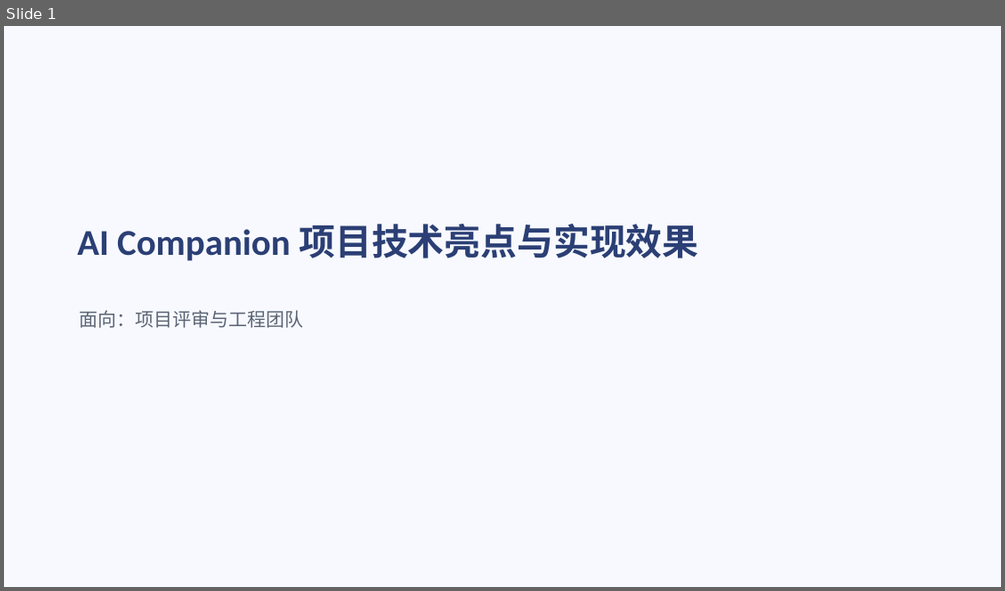
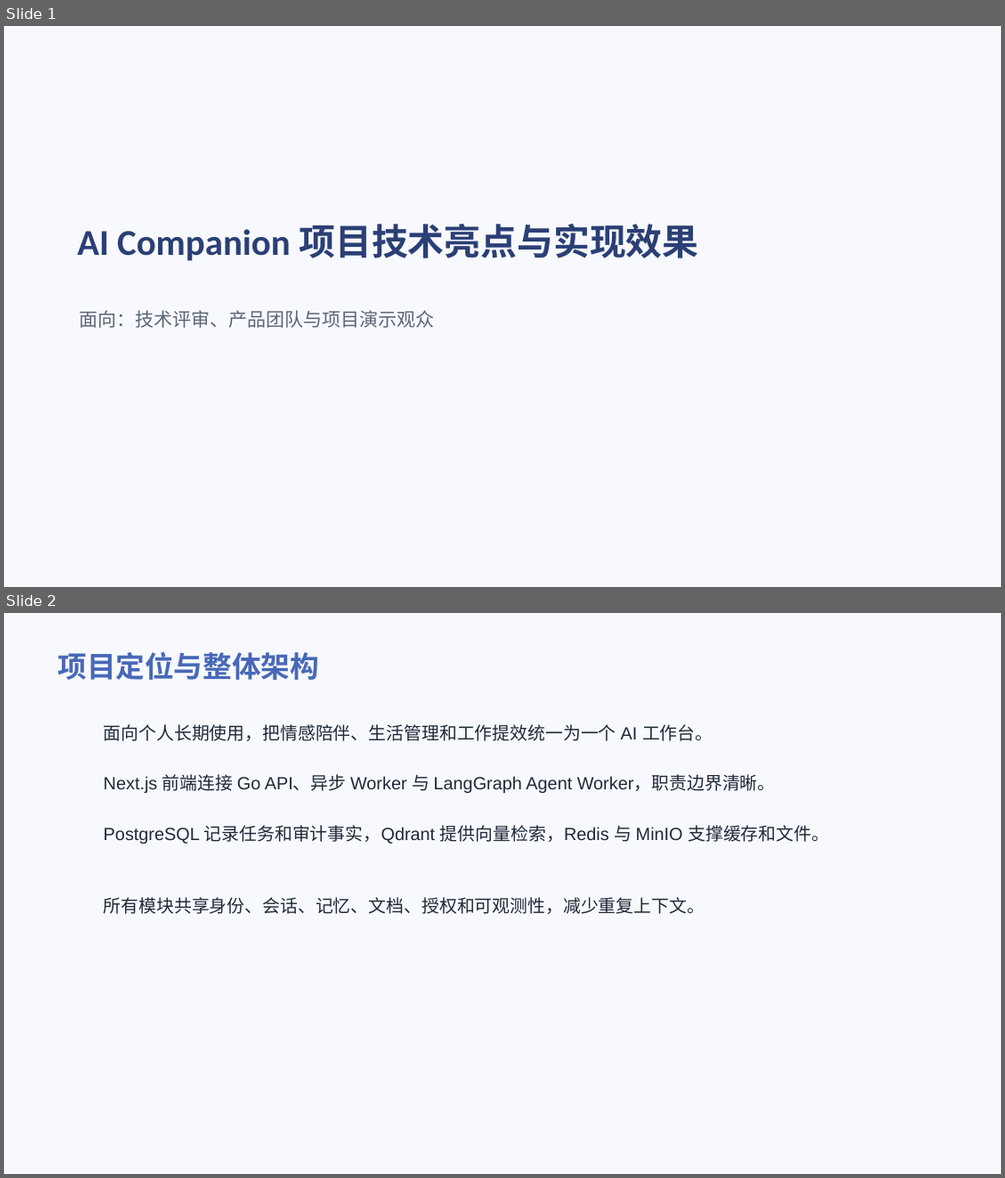
Before and after one commit to bamboo-ye/ai-companion, a slide deck: docs/demo/ai-companion-overview.pptx. Shown one above the other, each under a label of ours: slide 1 before the commit, slides 1 and 2 after it. The pictures are 1005x591 and 1005x1178 pixels, drawn with LibreOffice and Linux fonts; fonts in the diff are those of the drawing. Boxes give left, top, right and bottom in pixels: in the first picture for what was removed or moved away, otherwise in the second. Text is boxed around its words. In the diff, an @@ line names an element or a change of style, - is before the commit and + after.

```diff
--- a/docs/demo/ai-companion-overview.pptx
+++ b/docs/demo/ai-companion-overview.pptx
@@ slide 2 added at box(4, 613, 1001, 1174), background #F7F9FF @@
@@ title added at box(57, 652, 319, 680), 28 pt, text #4868B7, bold @@
+项目定位与整体架构
@@ text added at box(104, 724, 712, 741), 17 pt, text #1F2937 @@
+面向个人长期使用，把情感陪伴、生活管理和工作提效统一为一个 AI 工作台。
@@ text added at box(104, 774, 776, 793), 17 pt, text #1F2937 @@
+Next.js 前端连接 Go API、异步 Worker 与 LangGraph Agent Worker，职责边界清晰。
@@ text added at box(104, 825, 829, 844), 17 pt, text #1F2937 @@
+PostgreSQL 记录任务和审计事实，Qdrant 提供向量检索，Redis 与 MinIO 支撑缓存和文件。
@@ text added at box(104, 897, 704, 914), 17 pt, text #1F2937 @@
+所有模块共享身份、会话、记忆、文档、授权和可观测性，减少重复上下文。
@@ slide 1 changed as well @@
@@ subtitle at box(80, 310, 435, 328): text changed @@
-面向：项目评审与工程团队
+面向：技术评审、产品团队与项目演示观众
```
Also in this commit, not shown: 6 other slides added, 6 slides removed, 11 other files.
